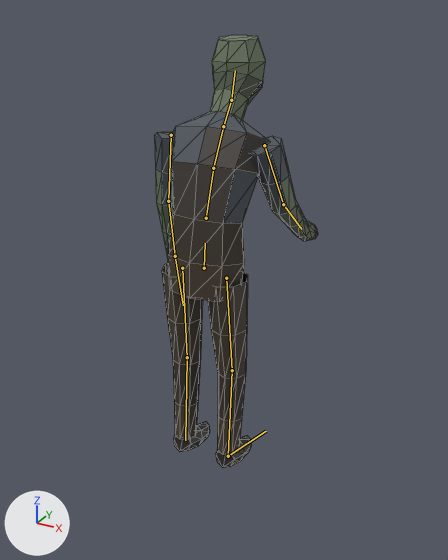
A saved change to the glTF model assets/models/shambler.glb.
Rendered twice from a 50 mm lens placed at (1.15, -1.91, 1.88), pointed at (0.07, 0.05, 0.9). Arrows for +X, +Y and +Z are at lower left; the lights stay in place. The older version comes first. The bones that change, and the others that lie on the model, are drawn over the model as lines. Mesh edges are drawn as thin lines.

Objects in the first picture: 'Shambler'.
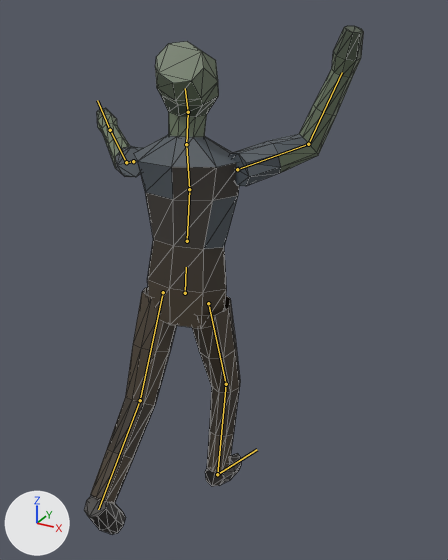
The newer file adds an action. The first version stands in its rest pose; the second is drawn at frame 7 of the action 'Stumble'.

The change in detail:
Bone 'hips' (bone_hips) moves from (0.0, 0.0, 0.0) to (0.0, -0.063, 0.134).
Bone 'spine' (bone_spine) turns from (0, 0, 0) to (10, 0, 0) degrees about its own x, y and z.
Bone 'chest' (bone_chest) turns from (0, 0, 0) to (23, 5, 3) degrees about its own x, y and z.
Bone 'neck' (bone_neck) turns from (0, 0, 0) to (-12, 0, 0) degrees about its own x, y and z.
Bone 'head' (bone_head) turns from (0, 0, 0) to (30, 3, -12) degrees about its own x, y and z.
Bone 'upper_arm.L' (bone_upper_arm_l) turns from (0, 0, 0) to (49, -43, -5) degrees about its own x, y and z.
Bone 'forearm.L' (bone_forearm_l) turns from (0, 0, 0) to (25, -1, -1) degrees about its own x, y and z.
Bone 'upper_arm.R' (bone_upper_arm_r) turns from (0, 0, 0) to (55, 41, -9) degrees about its own x, y and z.
Bone 'forearm.R' (bone_forearm_r) turns from (0, 0, 0) to (30, 0, 0) degrees about its own x, y and z.
Bone 'thigh.L' (bone_thigh_l) turns from (0, 0, 0) to (-28, 1, 0) degrees about its own x, y and z.
Bone 'shin.L' (bone_shin_l) turns from (0, 0, 0) to (-12, 0, 0) degrees about its own x, y and z.
Bone 'thigh.R' (bone_thigh_r) turns from (0, 0, 0) to (12, 0, 0) degrees about its own x, y and z.
Bone 'shin.R' (bone_shin_r) turns from (0, 0, 0) to (-18, 0, 0) degrees about its own x, y and z.
Bone 'foot.R' (bone_foot_r) turns from (0, 0, 0) to (4, 0, 0) degrees about its own x, y and z.

Boxes [x1, y1, x2, y2] around the edits, measured in the pictures (448 x 560 px):
'Shambler', posed (70% wider, 17% taller): before [154, 35, 318, 468]; after [84, 26, 364, 534]
bone 'hips', root to tip: before (204, 268) to (205, 243); after (185, 293) to (186, 267)
bone 'spine', root to tip: before (206, 218) to (213, 168); after (187, 241) to (189, 189)
bone 'chest', root to tip: before (213, 168) to (223, 126); after (189, 189) to (186, 144)
bone 'neck', root to tip: before (223, 126) to (231, 100); after (186, 144) to (188, 112)
bone 'head', root to tip: before (231, 100) to (235, 70); after (188, 112) to (185, 88)
bone 'upper_arm.L', root to tip: before (171, 135) to (168, 201); after (133, 161) to (126, 162)
bone 'forearm.L', root to tip: before (168, 201) to (175, 256); after (126, 162) to (110, 130)
bone 'upper_arm.R', root to tip: before (264, 145) to (283, 204); after (237, 169) to (308, 144)
bone 'forearm.R', root to tip: before (283, 204) to (301, 229); after (308, 144) to (342, 72)
bone 'thigh.L', root to tip: before (182, 268) to (187, 357); after (163, 292) to (140, 400)
bone 'shin.L', root to tip: before (187, 357) to (185, 440); after (140, 400) to (98, 509)
bone 'thigh.R', root to tip: before (226, 278) to (232, 370); after (208, 303) to (226, 384)
bone 'shin.R', root to tip: before (232, 370) to (228, 456); after (226, 384) to (217, 474)
bone 'foot.R', root to tip: before (228, 456) to (266, 431); after (217, 474) to (257, 449)
